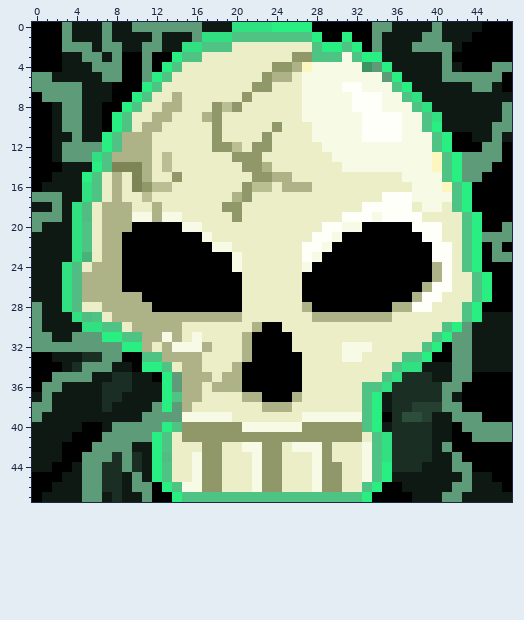
Two states of a pixel-art sprite, public/icons/raise_dead.png. The picture above is the old version.
The file is 48x48 pixels. Colours within 5 levels of each other are drawn and written as one.
New version:
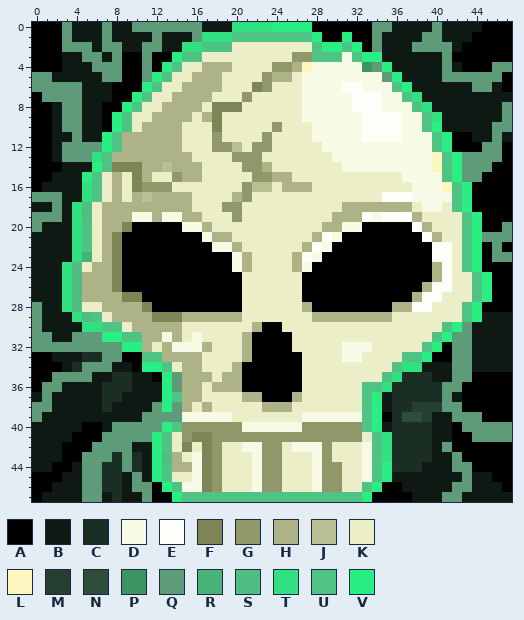
Palette (. is transparent): A #000000  B #0f1913  C #1b2e23  D #f7fbe5  E #fefff8  F #7d8557  G #909869  H #adb387  J #b9be93  K #eceec8  L #fcf7be  M #253f31  N #2e4e3c  P #3c9363  Q #5d9b79  R #48b278  S #51bd82  T #31e181  U #4fc383  V #29ee82
From old to new:
The edit turns colour G into colour F in row 6 at x 22; in row 8 at x 18 and 20; in rows 9 to 10 at x 18; in row 41 at x 16 to 17; in rows 42 to 46 at x 17.
The edit turns colour H into colour F in row 20 at x 9; in rows 21 to 26 at x 8; in row 27 at x 9 to 10; in row 28 at x 11; in row 29 at x 12 to 14.
The edit turns colour J into colour F in row 8 at x 19.
The edit turns colour K into colour F in row 42 at x 15.
The edit turns colour J into colour G in row 16 at x 12 to 13.
The edit turns colour E into colour H in row 18 at x 33 to 37; in row 19 at x 31 to 32 and 38; in row 20 at x 29 to 30 and 39; in row 21 at x 28 and 40; in row 22 at x 27.
The edit turns colour J into colour H in row 13 at x 13.
The edit turns colour K into colour H in row 4 at x 17 to 19; in row 5 at x 16 to 18; in row 6 at x 15 to 18; in row 7 at x 15 to 17; in row 8 at x 15 to 16; in row 9 at x 14 to 15.
The edit turns colour K into colour H in row 10 at x 13 to 14; in rows 11 to 12 at x 12 to 14; in row 13 at x 12 and 14 to 15; in row 14 at x 12 and 14 to 16; in row 15 at x 15 to 16; in row 17 at x 10 and 12 to 15.
The edit turns colour K into colour H in row 18 at x 10 to 11, 13 to 15 and 31 to 32; in row 19 at x 15 to 16 and 30; in row 20 at x 17; in row 21 at x 18 to 19; in row 22 at x 20; in rows 23 to 24 at x 21 and 26.
The edit turns colour K into colour H in row 38 at x 17; in row 43 at x 14; in row 44 at x 14 to 15.
The edit turns colour E into colour K in row 20 at x 40.
